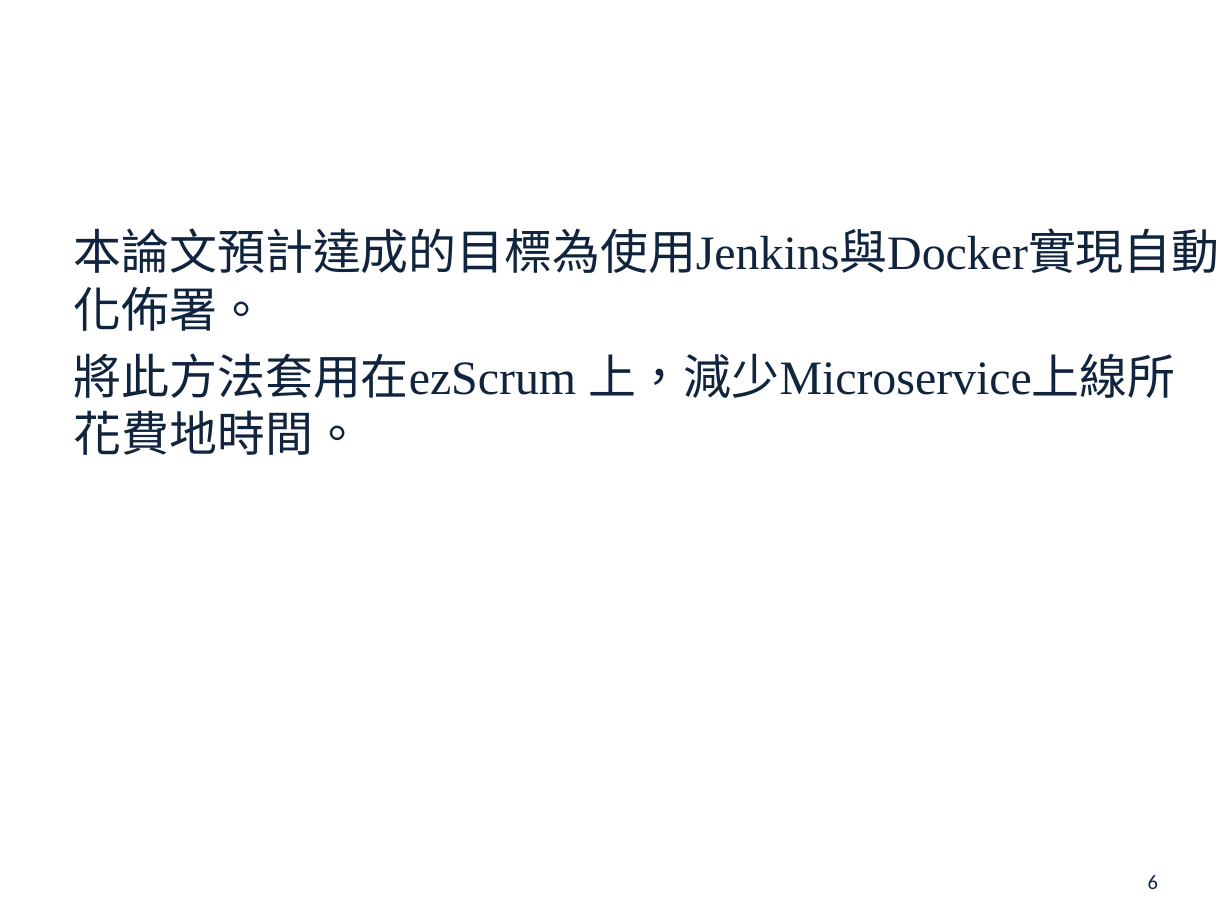
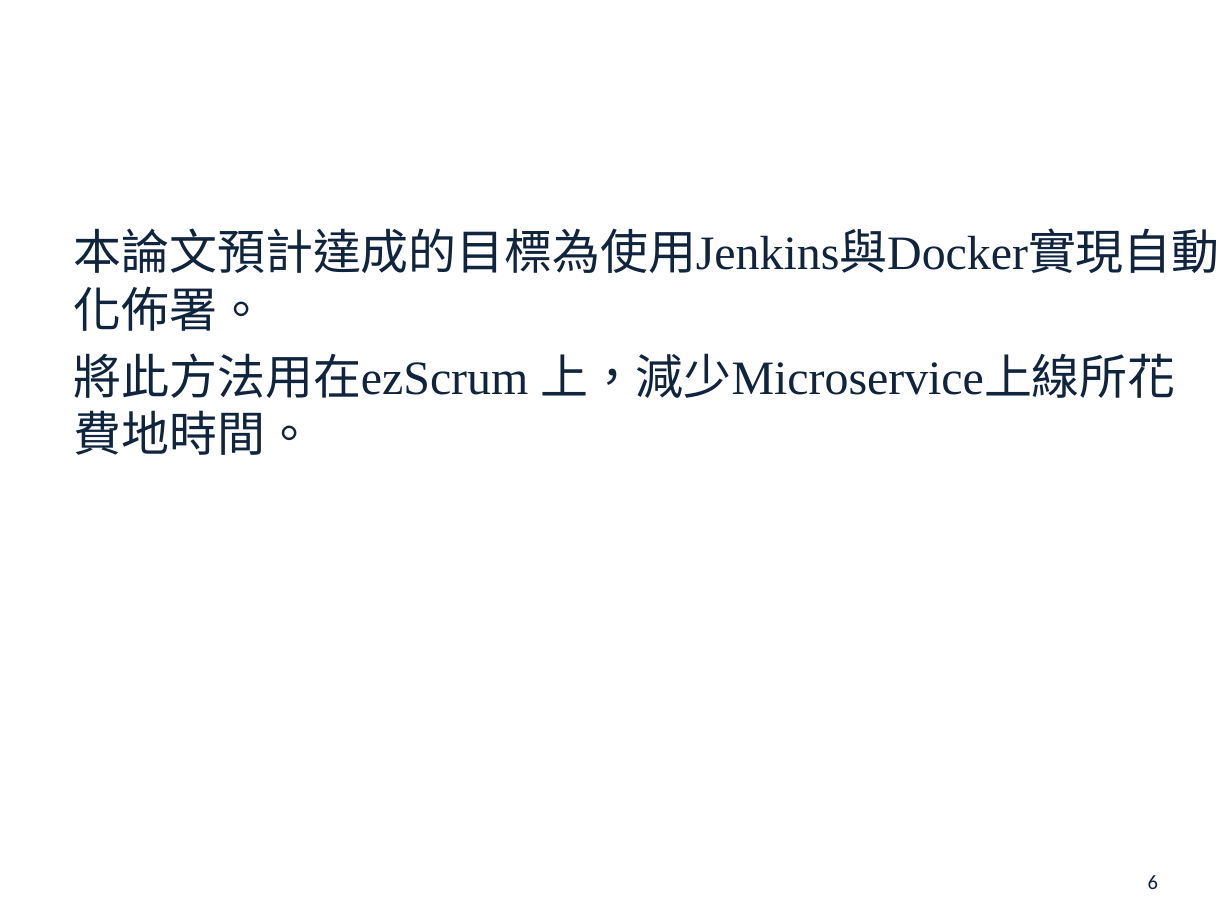
Before and after one commit to john78530/thesis, a slide deck: slide 6 of Oral.pptx. Drawn at 1232x924 pixels with LibreOffice and Linux fonts; fonts in the diff are those of the drawing; background and template pictures are left out. Boxes give left, top, right and bottom in pixels: in the first picture for what was removed or moved away, otherwise in the second. Text is boxed around its words. In the diff, an @@ line names an element or a change of style, - is before the commit and + after.

```diff
--- a/Oral.pptx
+++ b/Oral.pptx
@@ text at (74,353,1175,455): text changed @@
-將此方法套用在ezScrum 上，減少Microservice上線所花費地時間。
+將此方法用在ezScrum 上，減少Microservice上線所花費地時間。
```
Also in this commit, not shown: 2 other slides changed, 4 slides removed.
